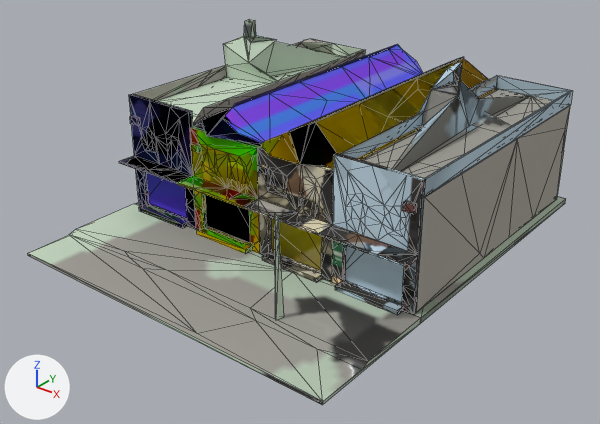
One commit to the glTF model priv/models/quang_trung_12_18.far.glb: the scene before it, then after it.
Both versions are drawn from a 50 mm camera at (31.6, -35.4, 25.9) aimed at (0.5, 3.6, 1.8). The lights are fixed; the arrows at lower left show +X, +Y and +Z. The first picture is the older version. Mesh edges are drawn as thin lines. Vertices at exactly the same position are counted once.

Objects in the first picture: 'quang_trung_12_18'.
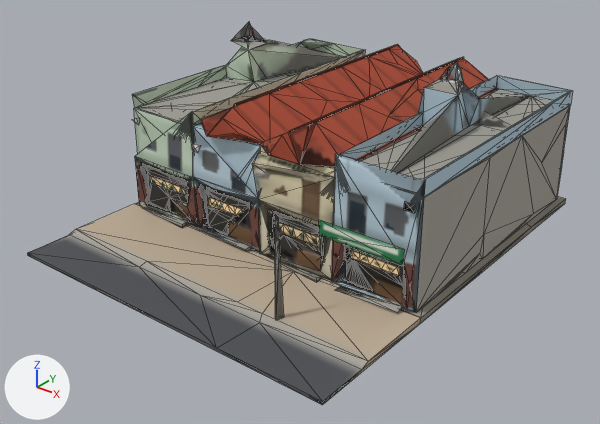
What changed in the scene script:
```text
Change img_image_15:
    img_image_15: load_image('Image_15', '_unpacked/Image_15', 128, 128, 'Non-Color') -> load_image('Image_15', '_unpacked/Image_15', 128, 128, 'sRGB')
Change img_image_17:
    img_image_17: load_image('Image_17', '_unpacked/Image_17', 128, 128, 'sRGB') -> load_image('Image_17', '_unpacked/Image_17', 128, 128, 'Non-Color')
Change img_image_18:
    img_image_18: load_image('Image_18', '_unpacked/Image_18', 128, 128, 'Non-Color') -> load_image('Image_18', '_unpacked/Image_18', 128, 128, 'sRGB')
Change img_image_20:
    img_image_20: load_image('Image_20', '_unpacked/Image_20', 128, 128, 'sRGB') -> load_image('Image_20', '_unpacked/Image_20', 128, 128, 'Non-Color')
Change img_image_21:
    img_image_21: load_image('Image_21', '_unpacked/Image_21', 128, 128, 'Non-Color') -> load_image('Image_21', '_unpacked/Image_21', 128, 128, 'sRGB')
Change img_image_26:
    img_image_26: load_image('Image_26', '_unpacked/Image_26', 128, 128, 'sRGB') -> load_image('Image_26', '_unpacked/Image_26', 128, 128, 'Non-Color')
Change img_image_25:
    img_image_25: load_image('Image_25', '_unpacked/Image_25', 128, 128, 'Non-Color') -> load_image('Image_25', '_unpacked/Image_25', 128, 128, 'sRGB')
Change img_image_29:
    img_image_29: load_image('Image_29', '_unpacked/Image_29', 128, 128, 'sRGB') -> load_image('Image_29', '_unpacked/Image_29', 128, 128, 'Non-Color')
Change img_image_28:
    img_image_28: load_image('Image_28', '_unpacked/Image_28', 128, 128, 'Non-Color') -> load_image('Image_28', '_unpacked/Image_28', 128, 128, 'sRGB')
Change img_image_32:
    img_image_32: load_image('Image_32', '_unpacked/Image_32', 128, 128, 'sRGB') -> load_image('Image_32', '_unpacked/Image_32', 128, 128, 'Non-Color')
Change img_image_31:
    img_image_31: load_image('Image_31', '_unpacked/Image_31', 128, 128, 'Non-Color') -> load_image('Image_31', '_unpacked/Image_31', 128, 128, 'sRGB')
Change mat_part_05:
    where n2 = _N.new('ShaderNodeTexImage'); n2.name = 'Image Texture'
    n2.image: img_image_14 -> img_image_15
    where n4 = _N.new('ShaderNodeTexImage'); n4.name = 'Image Texture.001'
    n4.image: img_image_13 -> img_image_14
    where n6 = _N.new('ShaderNodeTexImage'); n6.name = 'Image Texture.002'
    n6.image: img_image_15 -> img_image_16
Change mat_part_06:
    where n2 = _N.new('ShaderNodeTexImage'); n2.name = 'Image Texture'
    n2.image: img_image_17 -> img_image_18
    where n4 = _N.new('ShaderNodeTexImage'); n4.name = 'Image Texture.001'
    n4.image: img_image_16 -> img_image_17
    where n6 = _N.new('ShaderNodeTexImage'); n6.name = 'Image Texture.002'
    n6.image: img_image_18 -> img_image_19
Change mat_part_07:
    where n2 = _N.new('ShaderNodeTexImage'); n2.name = 'Image Texture'
    n2.image: img_image_3 -> img_image_23
    where n3 = _N.new('ShaderNodeTexImage'); n3.name = 'Image Texture.001'
    n3.image: img_image_20 -> img_image_21
    where n5 = _N.new('ShaderNodeTexImage'); n5.name = 'Image Texture.002'
    n5.image: img_image_19 -> img_image_20
    where n7 = _N.new('ShaderNodeTexImage'); n7.name = 'Image Texture.003'
    n7.image: img_image_21 -> img_image_22
Change mat_part_08:
    where n2 = _N.new('ShaderNodeTexImage'); n2.name = 'Image Texture'
    n2.image: img_image_23 -> img_image_25
    where n4 = _N.new('ShaderNodeTexImage'); n4.name = 'Image Texture.001'
    n4.image: img_image_22 -> img_image_24
    where n6 = _N.new('ShaderNodeTexImage'); n6.name = 'Image Texture.002'
    n6.image: img_image_24 -> img_image_26
Change mat_part_09:
    where n2 = _N.new('ShaderNodeTexImage'); n2.name = 'Image Texture'
    n2.image: img_image_26 -> img_image_28
    where n4 = _N.new('ShaderNodeTexImage'); n4.name = 'Image Texture.001'
    n4.image: img_image_25 -> img_image_27
    where n6 = _N.new('ShaderNodeTexImage'); n6.name = 'Image Texture.002'
    n6.image: img_image_27 -> img_image_29
Change mat_part_10:
    where n2 = _N.new('ShaderNodeTexImage'); n2.name = 'Image Texture'
    n2.image: img_image_3 -> img_image_33
    where n3 = _N.new('ShaderNodeTexImage'); n3.name = 'Image Texture.001'
    n3.image: img_image_29 -> img_image_31
    where n5 = _N.new('ShaderNodeTexImage'); n5.name = 'Image Texture.002'
    n5.image: img_image_28 -> img_image_30
    where n7 = _N.new('ShaderNodeTexImage'); n7.name = 'Image Texture.003'
    n7.image: img_image_30 -> img_image_32
Change mat_part_11:
    where n2 = _N.new('ShaderNodeTexImage'); n2.name = 'Image Texture'
    n2.image: img_image_32 -> img_image_35
    where n4 = _N.new('ShaderNodeTexImage'); n4.name = 'Image Texture.001'
    n4.image: img_image_31 -> img_image_34
    where n6 = _N.new('ShaderNodeTexImage'); n6.name = 'Image Texture.002'
    n6.image: img_image_33 -> img_image_36
Change mat_part_12:
    where n2 = _N.new('ShaderNodeTexImage'); n2.name = 'Image Texture'
    n2.image: img_image_35 -> img_image_38
    where n4 = _N.new('ShaderNodeTexImage'); n4.name = 'Image Texture.001'
    n4.image: img_image_34 -> img_image_37
    where n6 = _N.new('ShaderNodeTexImage'); n6.name = 'Image Texture.002'
    n6.image: img_image_36 -> img_image_39
Change mat_part_13:
    where n2 = _N.new('ShaderNodeTexImage'); n2.name = 'Image Texture'
    n2.image: img_image_38 -> img_image_41
    where n4 = _N.new('ShaderNodeTexImage'); n4.name = 'Image Texture.001'
    n4.image: img_image_37 -> img_image_40
    where n6 = _N.new('ShaderNodeTexImage'); n6.name = 'Image Texture.002'
    n6.image: img_image_39 -> img_image_42
Change me_quang_trung_12_18:
    remove me_quang_trung_12_18.from_pydata(...)  # 1173 vertices, 2300 faces; spans x -12.1..12.1, y -9.2..20.5, z -0.4..11.7
    add me_quang_trung_12_18.from_pydata(...)  # 936 vertices, 2296 faces; spans x -12.1..12.1, y -9.2..20.5, z -0.4..11.6
    me_quang_trung_12_18 part 1: 34 vertices moved from x -11.6..11.6, y -1.4..20.0, z 0.0..11.6 to x -11.6..11.6, y 0.0..20.0, z 0.0..11.6; 696 vertices removed from x -11.6..11.6, y -1.4..20.2, z -0.4..11.7; 460 vertices added at x -11.6..12.1, y -1.4..20.0, z -0.4..11.6
    me_quang_trung_12_18 part 2: 2 vertices moved from x 3.9..5.5, y -5.7..-5.2, z -0.4..0.0 to x 4.8..5.2, y -5.7..-5.2, z -0.4..0.0; 8 vertices removed from x -7.1..9.2, y -8.9..-5.2, z -0.4..0.0; 7 vertices added at x -5.1..5.1, y -9.2..-5.2, z -0.4..0.0
    me_quang_trung_12_18 part 3: 144 kept faces spanning x -12.1..12.1, y -0.6..20.5, z -0.4..11.6 get new texture (UV) coordinates
```

What differs and where, as boxes [x1, y1, x2, y2] in the pictures (600 x 424 px; the box of a moved part takes in the faces that stretch with it):
'quang_trung_12_18', surface changed, reshaped: before [27, 19, 573, 405]; after [27, 22, 573, 405]
part 1 of me_quang_trung_12_18, moved or reshaped: before [119, 19, 571, 315]; after [133, 22, 571, 324]
part 2 of me_quang_trung_12_18, moved or reshaped: before [28, 229, 368, 402]; after [27, 229, 368, 404]
part 3 of me_quang_trung_12_18, surface changed: [136, 39, 531, 318] in both
